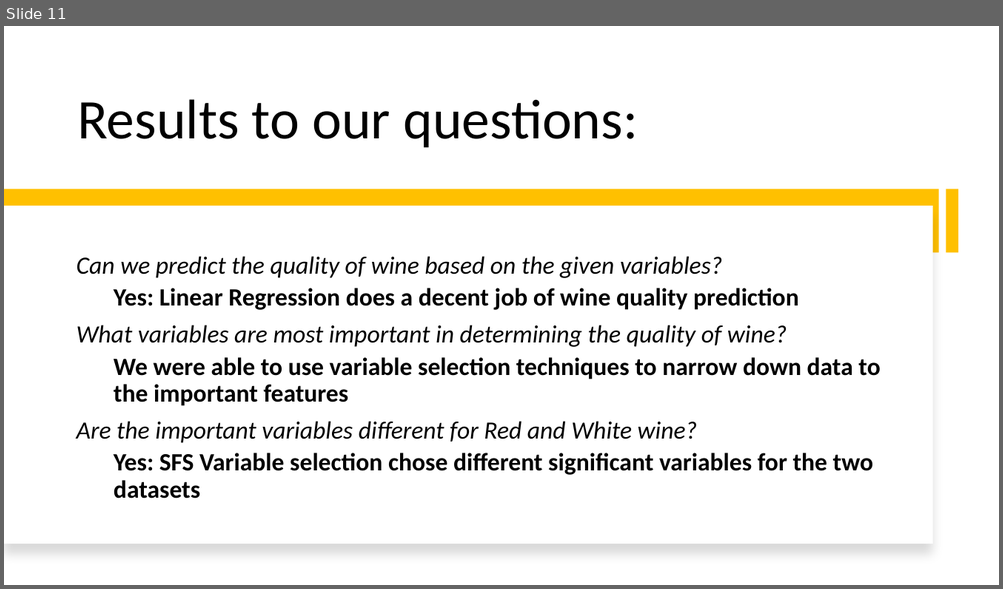
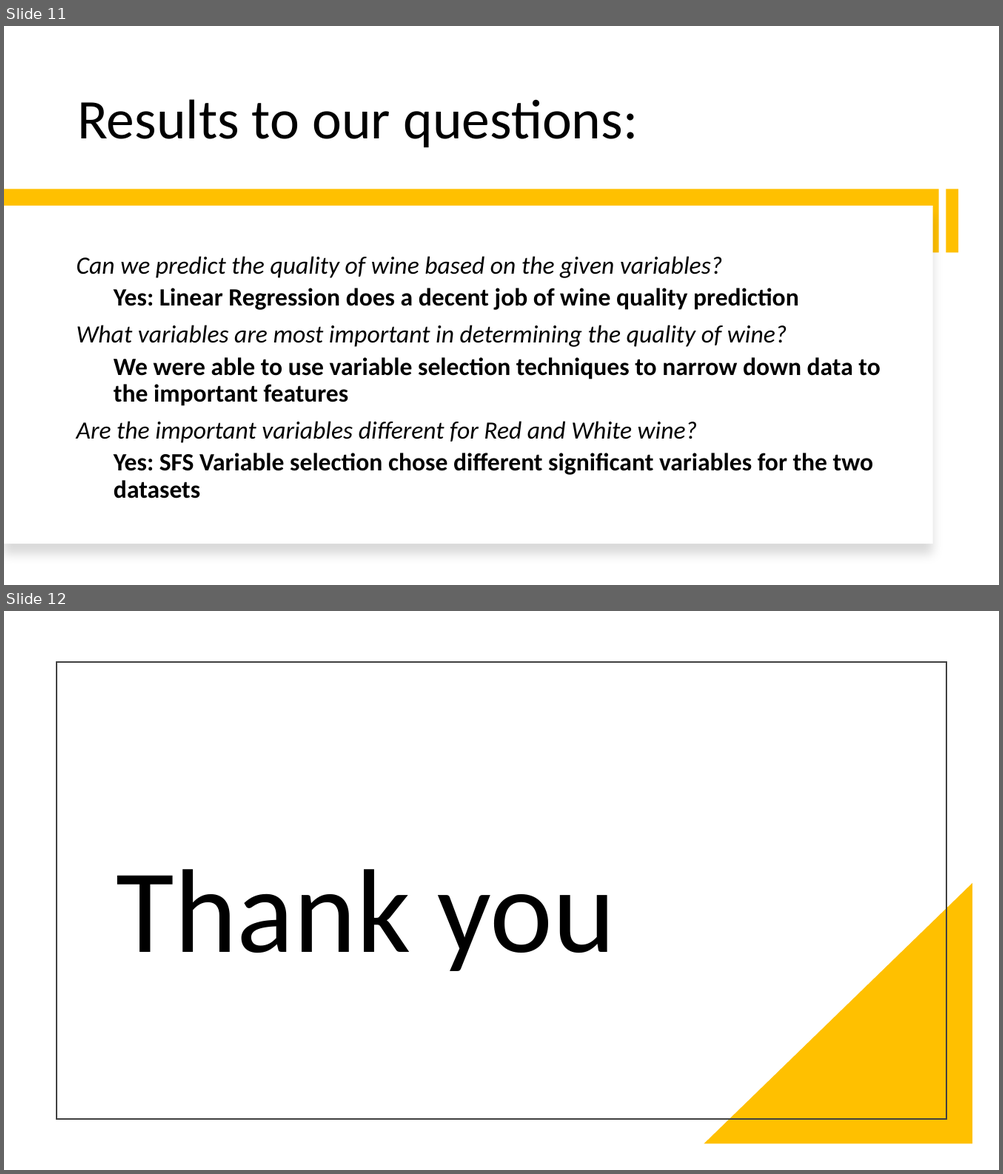
Before and after one commit to Mystaex/CSE4334-Project-Wine, a slide deck: wine_presentation.pptx. Shown one above the other, each under a label of ours: slide 11 before the commit, slides 11 and 12 after it. The pictures are 1003x589 and 1003x1174 pixels, drawn with LibreOffice and Linux fonts; fonts in the diff are those of the drawing. Boxes give left, top, right and bottom in pixels: in the first picture for what was removed or moved away, otherwise in the second. Text is boxed around its words. In the diff, an @@ line names an element or a change of style, - is before the commit and + after.

```diff
--- a/wine_presentation.pptx
+++ b/wine_presentation.pptx
@@ slide 12 added at <box>4,611,999,1170</box>, background #FFFFFF @@
@@ rectangle added at <box>57,662,946,1119</box>, outline #404040 1.5 pt @@
@@ title added at <box>116,869,615,971</box>, 115 pt, text #000000 @@
+Thank you
@@ right triangle added at <box>704,883,973,1145</box>, fill #FFC000 @@
```
Also in this commit, not shown: 1 slide changed, 1 other slide added, 1 slide removed.
